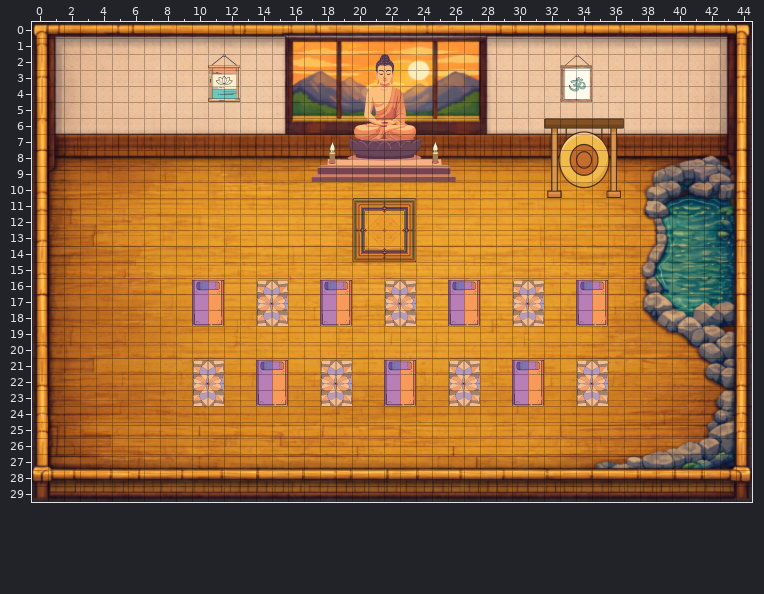
Tiled map (JSON) -- virtual_phamos_flow_room.tmj. That is the earlier state.
Cells are 32x32 px. Shown: x 0..44, y 0..29.
After:
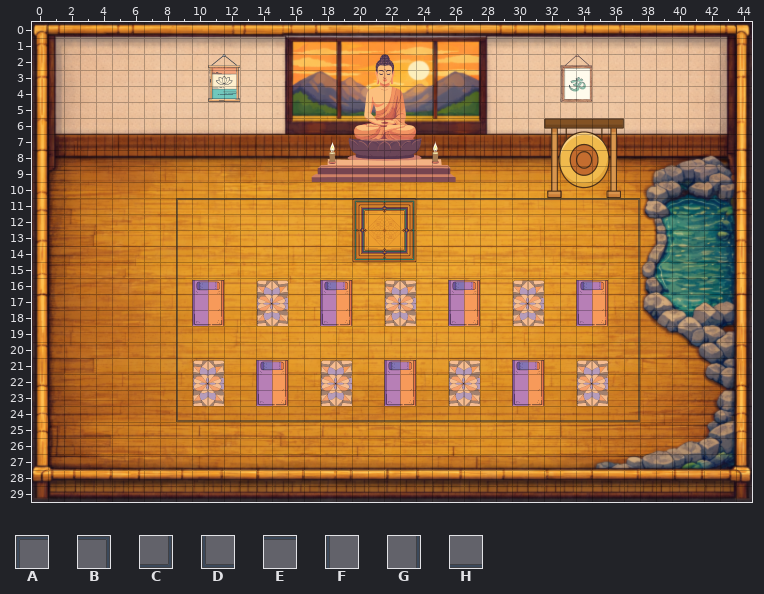
Key: from "WA_User_Interface": A 122, B 123, C 124, D 125, E 126, F 126 flipped on the diagonal, G 126 flipped on the other diagonal, H 126 flipped up-down.
_ is an empty cell.
Tiles of an added or newly shown layer are drawn over the layers below it.
Commit: add jitsi room, starting point and fixed bell audio zone
What changed:
Layer "flow-room-layout/jitsi-meeting-outline" (added):
y 11: x 9..37 _____________________________ -> AEEEEEEEEEEEEEEEEEEEEEEEEEEEB
y 12..23: x 9 _ -> F; x 37 _ -> G
y 24: x 9..37 _____________________________ -> DHHHHHHHHHHHHHHHHHHHHHHHHHHHC
Boxes around the changes in both pictures, in picture pixels (x1, y1, x2, y2):
added: (176, 198, 640, 422)
